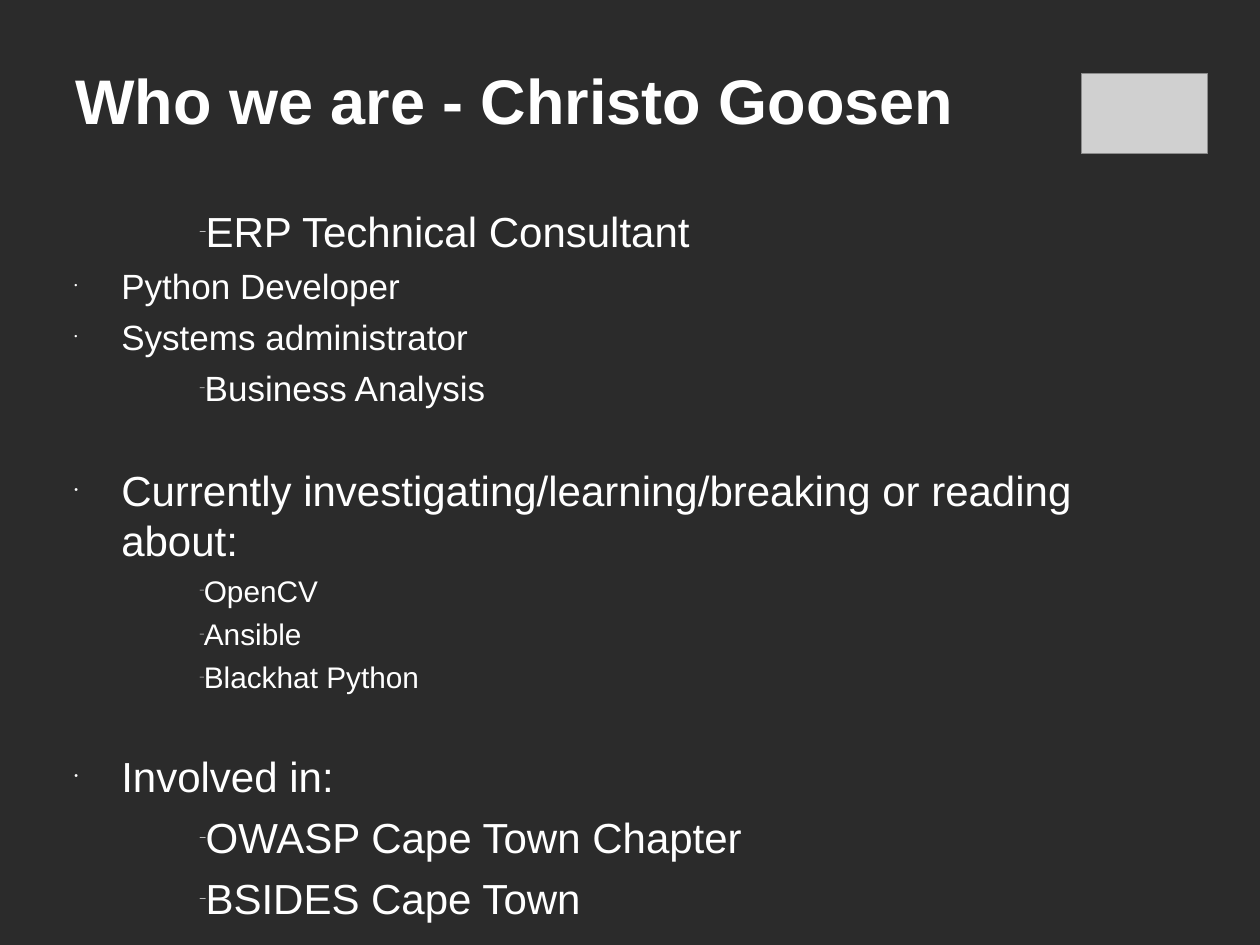
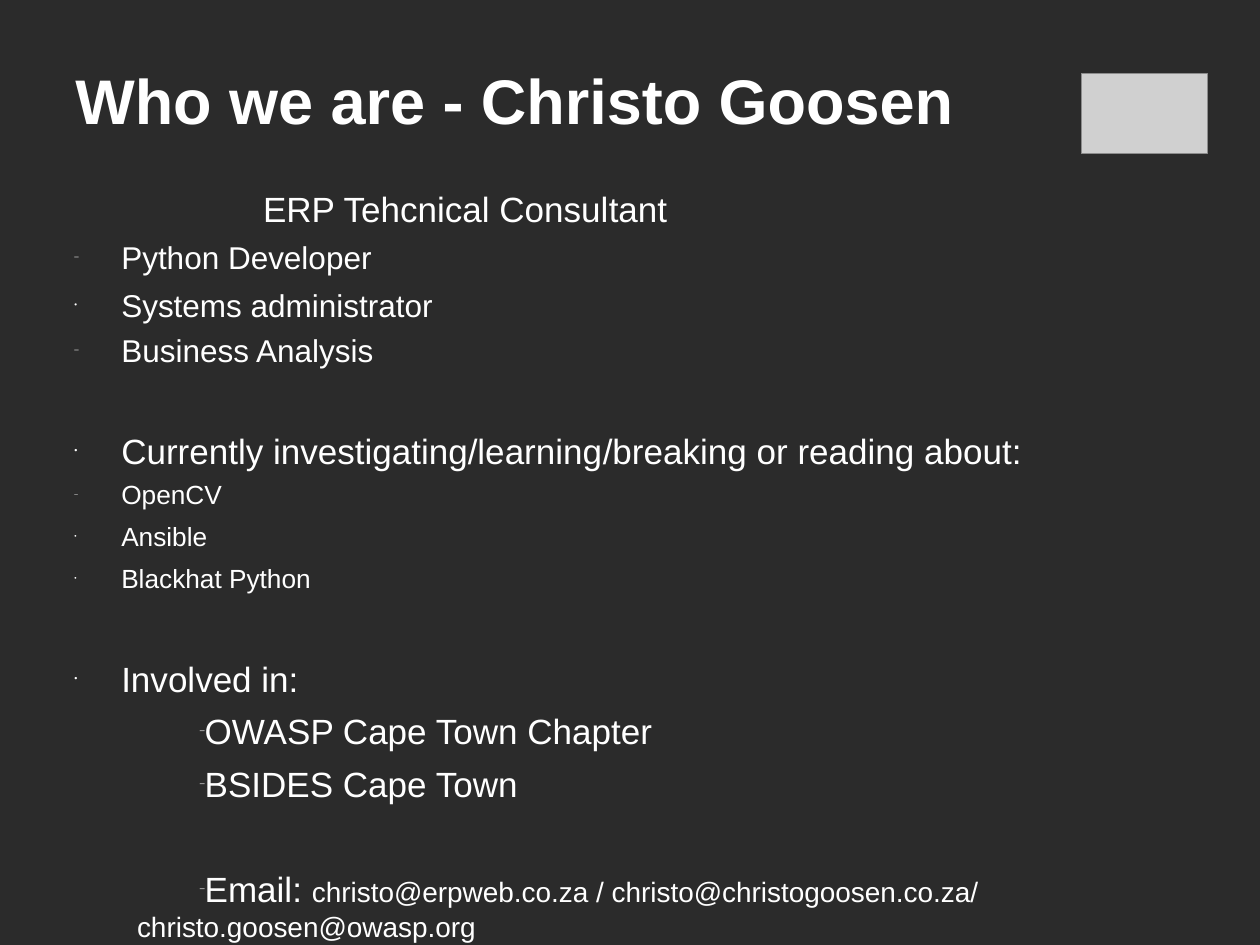
Before and after one commit to c-goosen/ctpug_11_july, a slide deck: slide 4 of Presentation/ctpug-odoo-11_july.ppt. Drawn at 1260x945 pixels with LibreOffice and Linux fonts; fonts in the diff are those of the drawing; grey boxes stand for pictures; background and template pictures are left out; a plain dark background stands for a picture behind light text. Boxes give left, top, right and bottom in pixels: in the first picture for what was removed or moved away, otherwise in the second. Text is boxed around its words. In the diff, an @@ line names an element or a change of style, - is before the commit and + after.

Commit message:
Added email to slides

```diff
--- a/Presentation/ctpug-odoo-11_july.ppt
+++ b/Presentation/ctpug-odoo-11_july.ppt
@@ text "ERP Tehcnical Consultant": place and size @@
-text "ERP Tehcnical Consultant" at [121,216,1071,923]
+text "ERP Tehcnical Consultant" at [121,196,1021,942]
@@ text at [263,196,667,223]: text changed; size 24 to 20 pt @@
-  – ERP Technical Consultant
+  ERP Tehcnical Consultant
@@ text at [121,246,1021,804]: size 20 to 18 pt in "Python Developer", "Systems administrator", "Business Analysis"; size 24 to 20 pt in "Currently investigating/learning/breaking or reading about:", "Involved in:", "OWASP Cape Town Chapter", "BSIDES Cape Town"; size 17 to 15 pt in "OpenCV", "Ansible", "Blackhat Python"; bullet • to –; more space between paragraphs; list level 2 to 1 in "Business Analysis"; list level 2 to 1 in "OpenCV"; bullet – to •; list level 2 to 1 in "Ansible"; list level 2 to 1 in "Blackhat Python" @@
@@ text at [137,876,979,942]: paragraph added @@
+  – Email: christo@erpweb.co.za / christo@christogoosen.co.za/ christo.goosen@owasp.org
```
